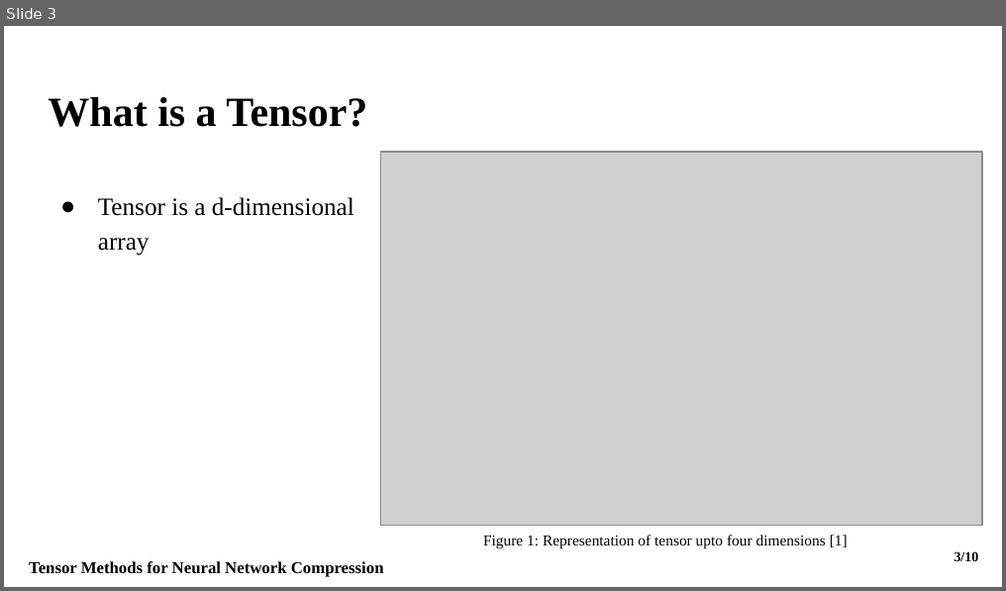
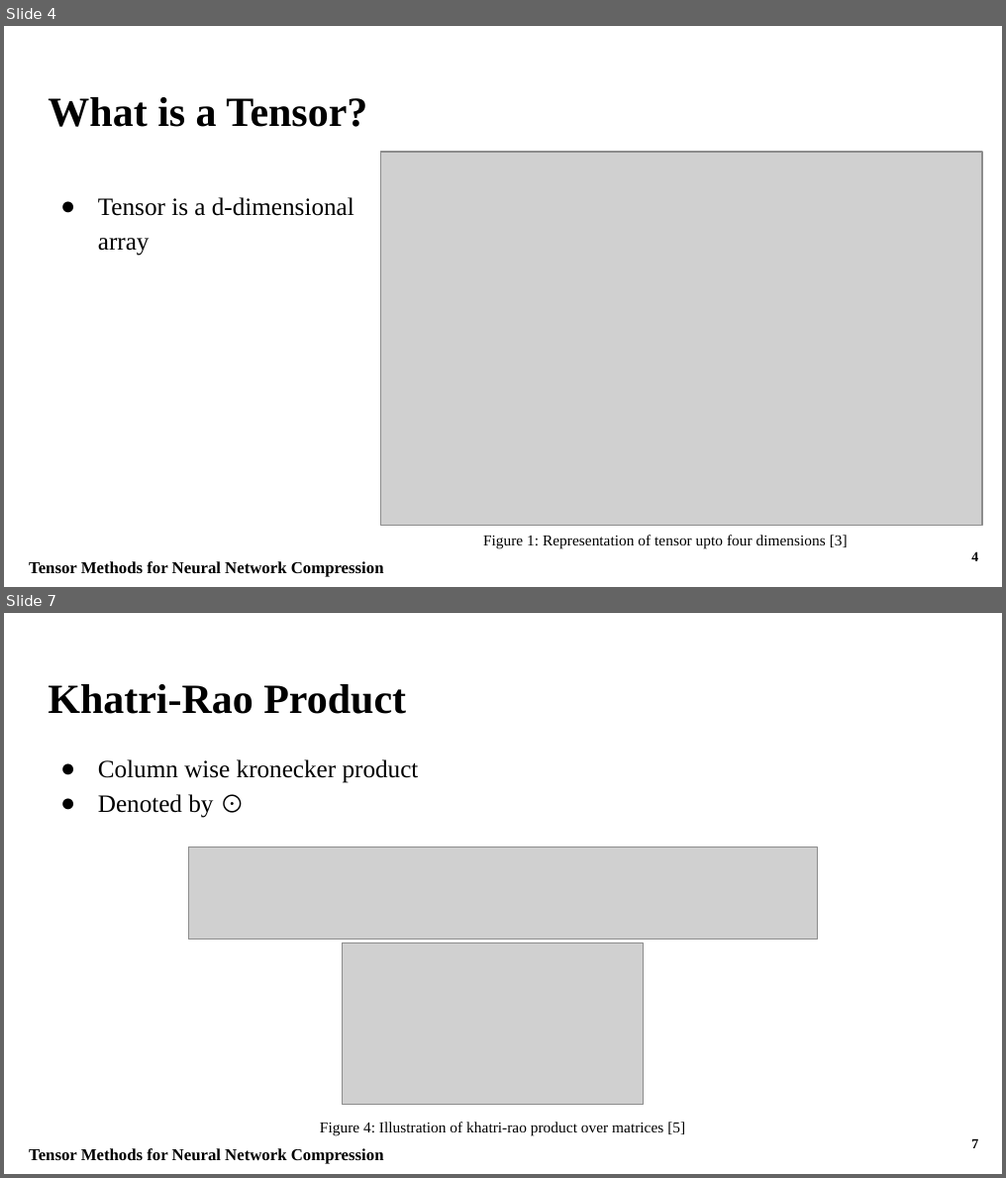
Before and after one commit to Fraunhofer-SCAI/canonical-cnn, a slide deck: Presentation/Fraunhofer_Presentation.pptx. Shown one above the other, each under a label of ours: slide 3 before the commit, slides 4 and 7 after it; the slides between them are not shown. The pictures are 1006x591 and 1006x1178 pixels, drawn with LibreOffice and Linux fonts; fonts in the diff are those of the drawing; grey boxes stand for pictures. Boxes give left, top, right and bottom in pixels: in the first picture for what was removed or moved away, otherwise in the second. Text is boxed around its words. In the diff, an @@ line names an element or a change of style, - is before the commit and + after.

```diff
--- a/Presentation/Fraunhofer_Presentation.pptx
+++ b/Presentation/Fraunhofer_Presentation.pptx
@@ slide 7 added at (4, 613, 1002, 1174), background #FFFFFF @@
@@ title added at (48, 684, 406, 714), 30 pt, text #000000, bold @@
+Khatri-Rao Product
@@ text added at (98, 760, 419, 818), 18 pt, text #000000 @@
+● Column wise kronecker product
+● Denoted by ⊙
@@ picture added at (188, 848, 819, 940) @@
@@ picture added at (343, 944, 644, 1105) @@
@@ text added at (320, 1122, 685, 1137), 11 pt, text #000000 @@
+Figure 4: Illustration of khatri-rao product over matrices [5]
@@ page number added at (971, 1139, 978, 1149), 10 pt, text #000000, bold @@
+7
@@ text added at (29, 1149, 384, 1164), 12 pt, text #000000, bold @@
+Tensor Methods for Neural Network Compression
@@ what was slide 3 is now slide 4 @@
@@ slide 4 changed as well @@
@@ text at (483, 535, 847, 550): text changed @@
-Figure 1: Representation of tensor upto four dimensions [1]
+Figure 1: Representation of tensor upto four dimensions [3]
@@ page number at (971, 552, 978, 562): text changed @@
-3/10
+4
```
Also in this commit, not shown: 8 other slides changed, 5 other slides added, 1 other file.
